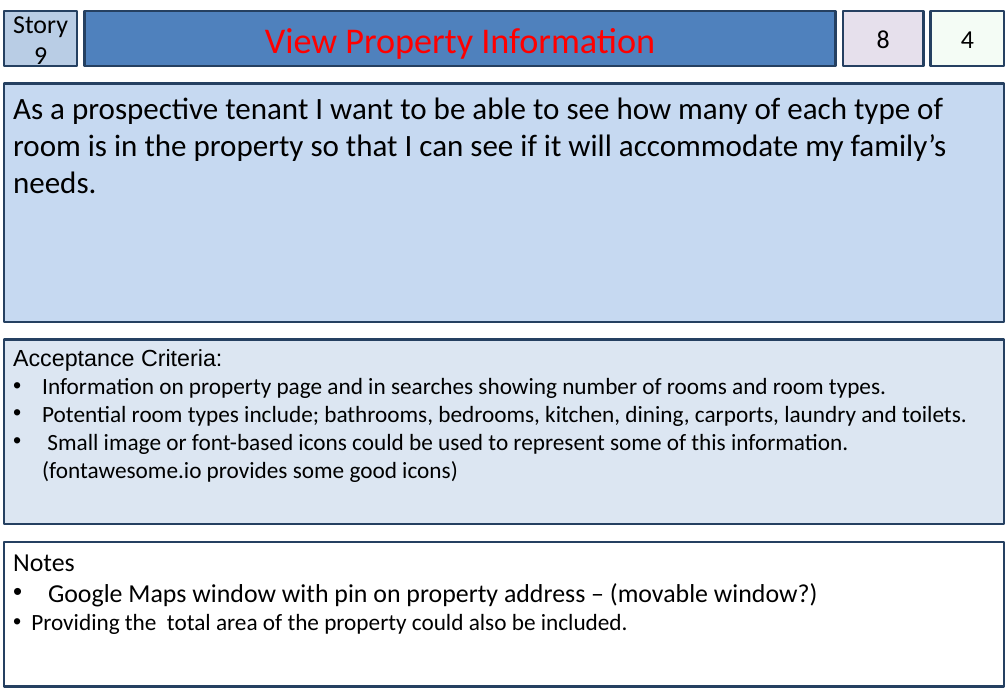
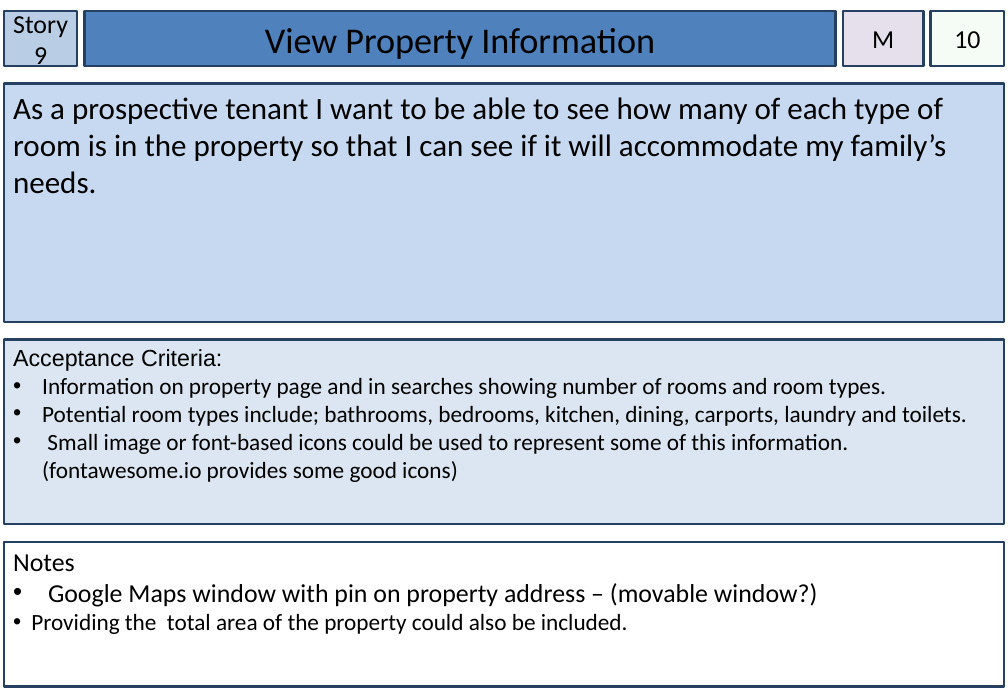
Before and after one commit to cshor24/IFB299-Group-26---Property-Management, a slide deck: slide 11 of Story Cards version a million.pptx. Drawn at 1008x698 pixels with LibreOffice and Linux fonts; fonts in the diff are those of the drawing. Boxes give left, top, right and bottom in pixels: in the first picture for what was removed or moved away, otherwise in the second. Text is boxed around its words. In the diff, an @@ line names an element or a change of style, - is before the commit and + after.

```diff
--- a/Story Cards version a million.pptx
+++ b/Story Cards version a million.pptx
@@ rectangle "View Property Information" at (85, 11, 836, 66): text colour #FF0000 to #000000 @@
@@ text in rectangle at (872, 31, 894, 48): text changed @@
-8
+M
@@ text in rectangle at (954, 31, 980, 48): text changed @@
-4
+10
```
Also in this commit, not shown: 19 other slides changed.
